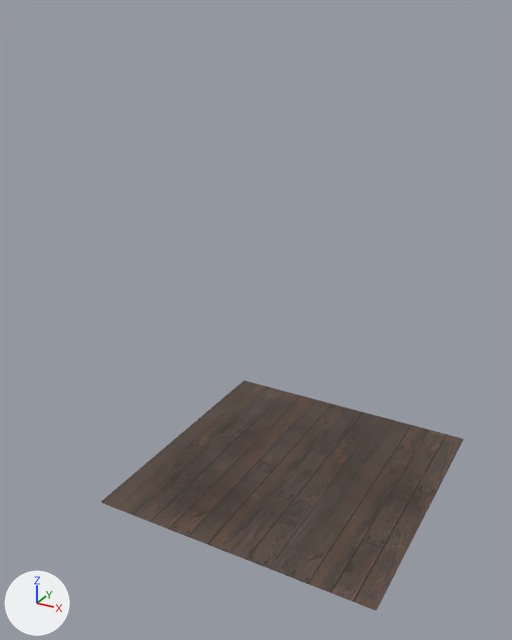
What one commit did to the Blender file src/minigames/ladronesDeDiamantes/wall.blend.
One viewpoint serves both versions: a camera (50 mm lens) standing at (14.5, -31.1, 24.4) and looking at (-1.7, -1.6, 9.6). The axes (+X, +Y, +Z) are drawn at lower left. The lights are the same throughout.
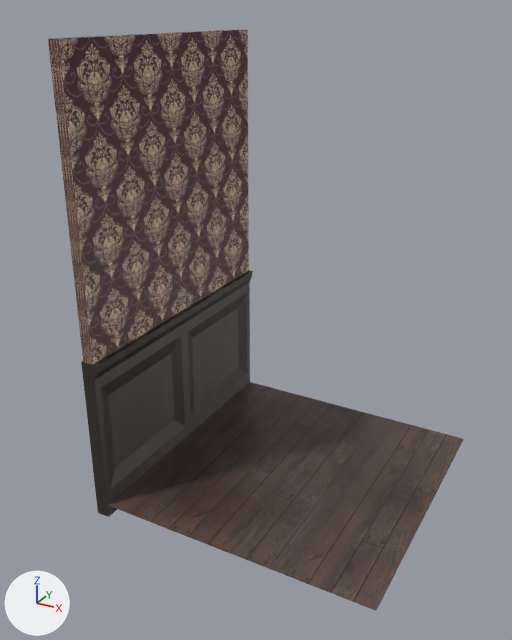
What the commit changed:
Object 'Cube' (ob_cube) is now shown.
Object 'Cube.001' (ob_cube_001) is now shown.

Where the change shows, as pixel boxes (x1, y1, x2, y2) in the pictures (512 x 640 px):
'Cube.001', shown
    after: (48, 29, 249, 365)
'Cube', shown
    after: (81, 270, 253, 517)
